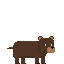
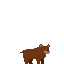
Two versions of the same layered image (64 x 64). Layer-by-layer changes:
removed layer "F_UF_Leg" over left=35, top=57, right=39, bottom=61
removed layer "Eye" over left=45, top=44, right=53, bottom=46
added group "Back_F_Leg" with 2 layers above "Front_F_Leg" over left=23, top=56, right=30, bottom=64
added layer "BFU_Leg" in group "Back_F_Leg" over left=23, top=56, right=30, bottom=60
added layer "BFL_Leg" in group "Back_F_Leg" over left=24, top=60, right=29, bottom=64
added group "Front_F_Leg" with 2 layers above "Head" over left=36, top=56, right=41, bottom=64
added layer "FFU_Leg" in group "Front_F_Leg" over left=36, top=56, right=41, bottom=60
added layer "FFL_Leg" in group "Front_F_Leg" over left=36, top=60, right=40, bottom=64
painted on "Head" over left=38, top=36, right=55, bottom=54
removed layer "B_UF_Leg" over left=15, top=57, right=19, bottom=61
added group "Body" with 2 layers above "Front_B_Leg" over left=23, top=47, right=46, bottom=59
renamed "F_UB_Leg" to "U_Body", moved it into group "Body", painted on it over left=32, top=47, right=46, bottom=61
renamed "Tail" to "L_Body", moved it into group "Body", painted on it over left=7, top=47, right=32, bottom=59
removed layer "B_UB_Leg" over left=21, top=57, right=25, bottom=61
added group "Front_B_Leg" with 2 layers above "Back_B_Leg" over left=40, top=56, right=44, bottom=64
added layer "FBU_Leg" in group "Front_B_Leg" over left=40, top=56, right=44, bottom=60
added layer "FBL_Leg" in group "Front_B_Leg" over left=40, top=60, right=44, bottom=64
added group "Back_B_Leg" with 2 layers above "Tail" over left=28, top=56, right=33, bottom=64
added layer "BBU_Leg" in group "Back_B_Leg" over left=28, top=56, right=33, bottom=60
added layer "BBL_Leg" in group "Back_B_Leg" over left=28, top=60, right=33, bottom=64
renamed "Body" to "Tail", painted on it over left=13, top=41, right=47, bottom=58
